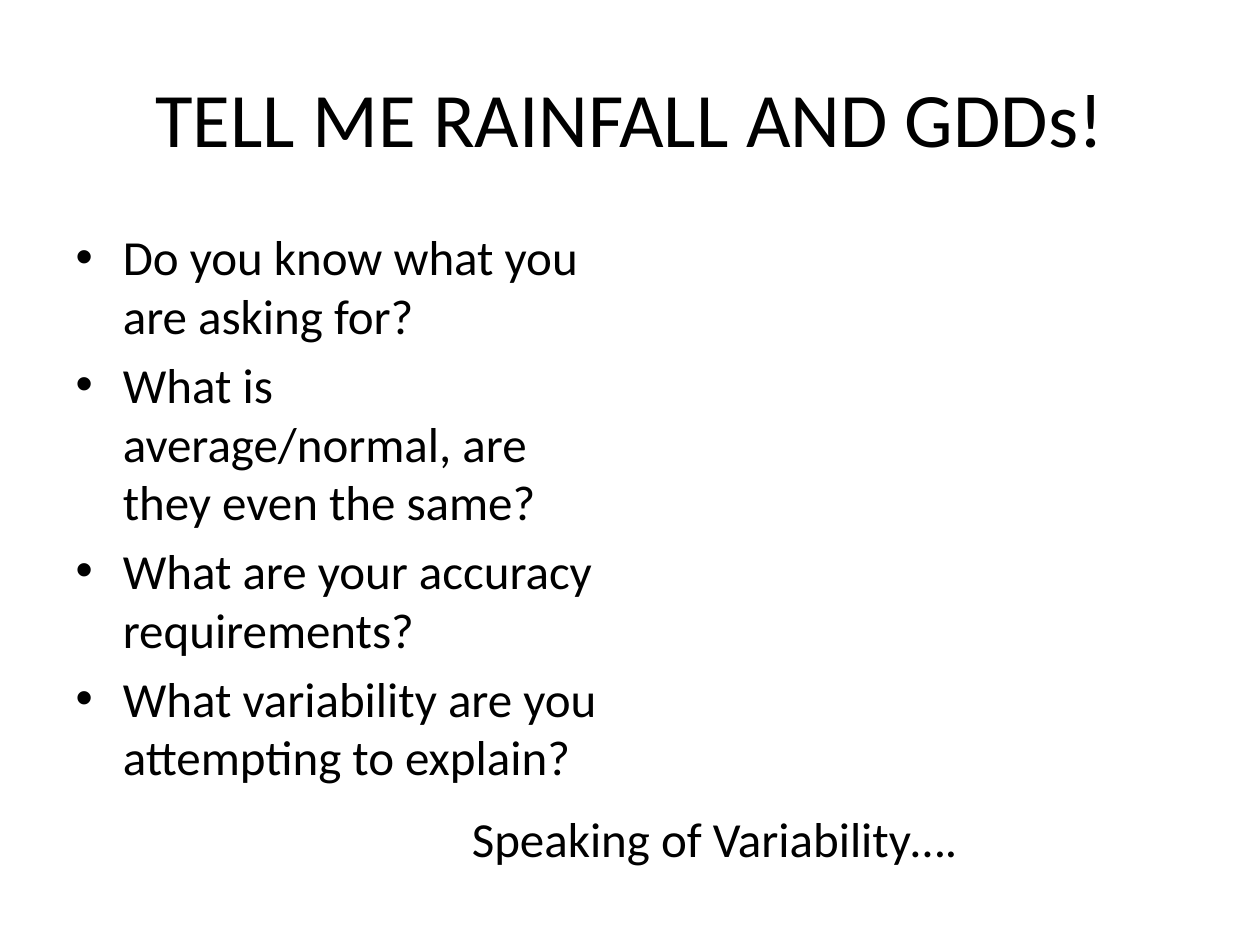
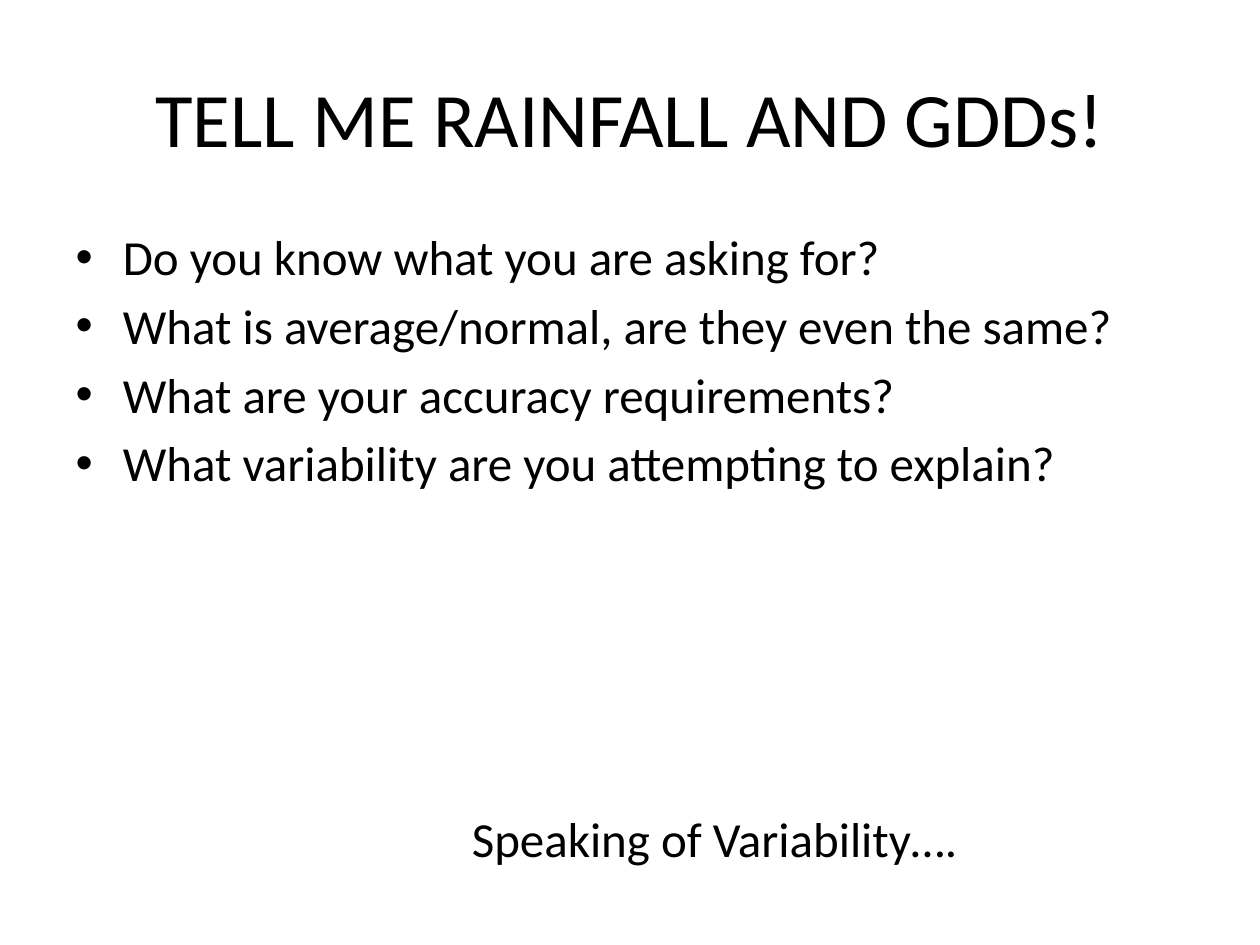
Before and after one commit to akrherz/akrherz, a slide deck: slide 7 of presentations/260825_agron2790/iem.pptx. Drawn at 1260x945 pixels with LibreOffice and Linux fonts; fonts in the diff are those of the drawing. Boxes give left, top, right and bottom in pixels: in the first picture for what was removed or moved away, otherwise in the second. Text is boxed around its words. In the diff, an @@ line names an element or a change of style, - is before the commit and + after.

```diff
--- a/presentations/260825_agron2790/iem.pptx
+++ b/presentations/260825_agron2790/iem.pptx
@@ text "Do you know what you ..." rewrapped from <box>123,241,596,784</box> to <box>123,241,1112,490</box> @@
```
Also in this commit, not shown: 1 other slide changed, 1 slide added, 1 slide removed, 1 other file.
